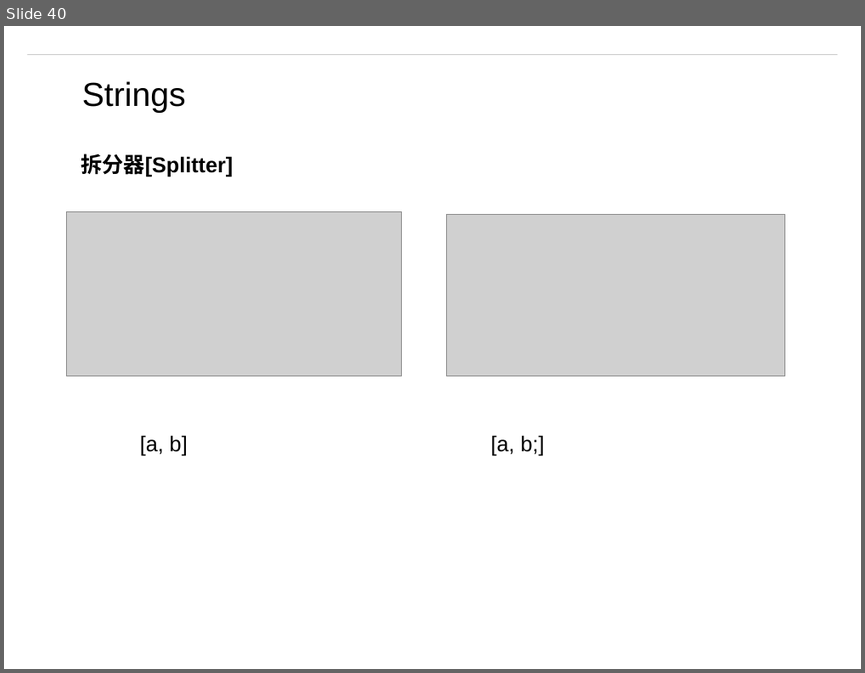
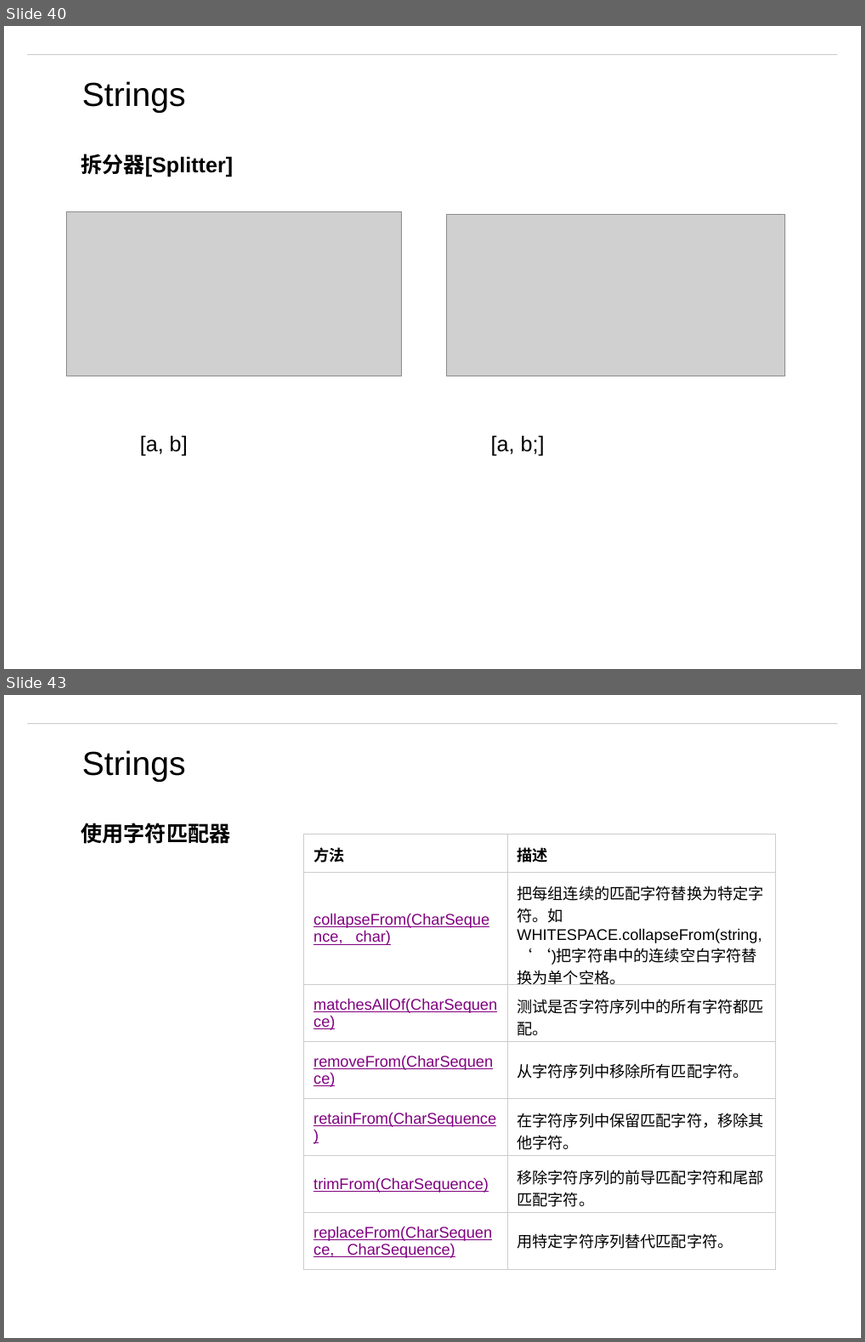
Before and after one commit to matt19870107/Guava, a slide deck: Guava.pptx. Shown one above the other, each under a label of ours: slide 40 before the commit, slides 40 and 43 after it; the slides between them are not shown. The pictures are 865x673 and 865x1342 pixels, drawn with LibreOffice and Linux fonts; fonts in the diff are those of the drawing; grey boxes stand for pictures; background and template pictures are left out. Boxes give left, top, right and bottom in pixels: in the first picture for what was removed or moved away, otherwise in the second. Text is boxed around its words. In the diff, an @@ line names an element or a change of style, - is before the commit and + after.

Commit message:
Strings

```diff
--- a/Guava.pptx
+++ b/Guava.pptx
@@ slide 43 added at (x1=4, y1=695, x2=861, y2=1338), background #FFFFFF; not listed: 1 template element that a slide beside it also shows @@
@@ text added at (x1=82, y1=750, x2=186, y2=782), 28 pt, text #000000 @@
+Strings
@@ text added at (x1=80, y1=823, x2=230, y2=844), 18 pt, text #000000, bold @@
+使用字符匹配器
@@ table added at (x1=304, y1=834, x2=775, y2=1269), 7 rows, 2 columns @@
+方法 | 描述
+collapseFrom(CharSequence, char) | 把每组连续的匹配字符替换为特定字符。如WHITESPACE.collapseFrom(string, ‘ ‘)把字符串中的连续空白字符替换为单个空格。
+matchesAllOf(CharSequence) | 测试是否字符序列中的所有字符都匹配。
+removeFrom(CharSequence) | 从字符序列中移除所有匹配字符。
+retainFrom(CharSequence) | 在字符序列中保留匹配字符，移除其他字符。
+trimFrom(CharSequence) | 移除字符序列的前导匹配字符和尾部匹配字符。
+replaceFrom(CharSequence, CharSequence) | 用特定字符序列替代匹配字符。
```
Also in this commit, not shown: 2 slides changed, 2 other slides added, 10 other files.
